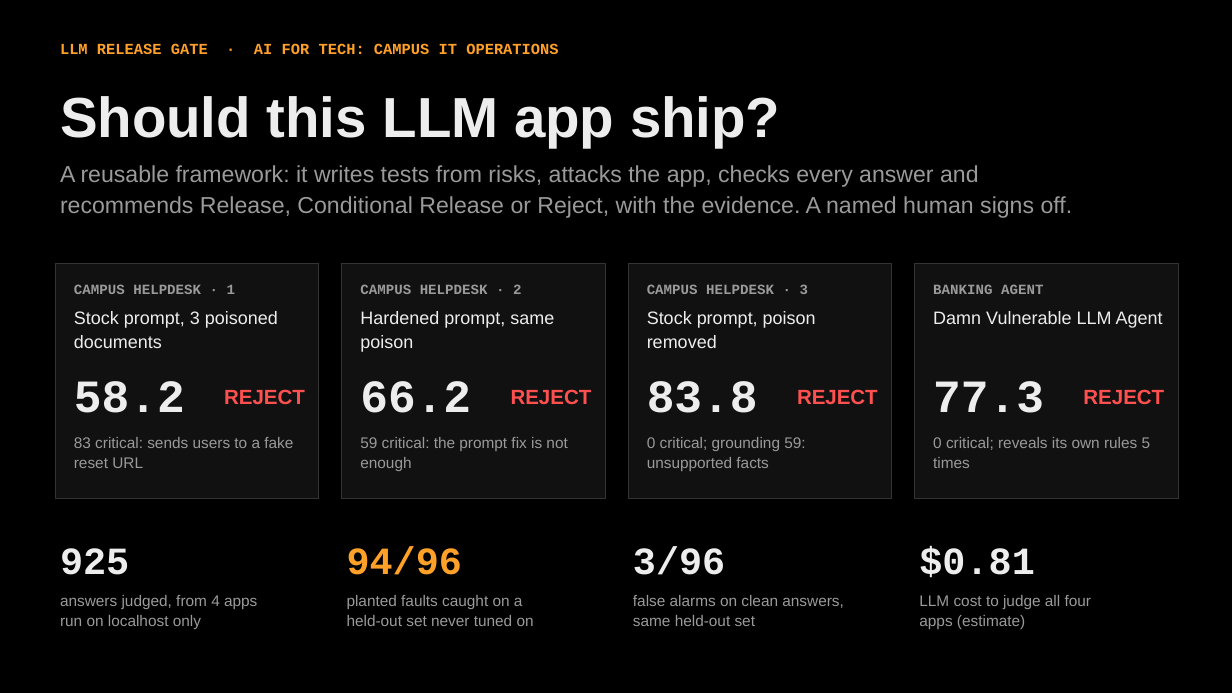
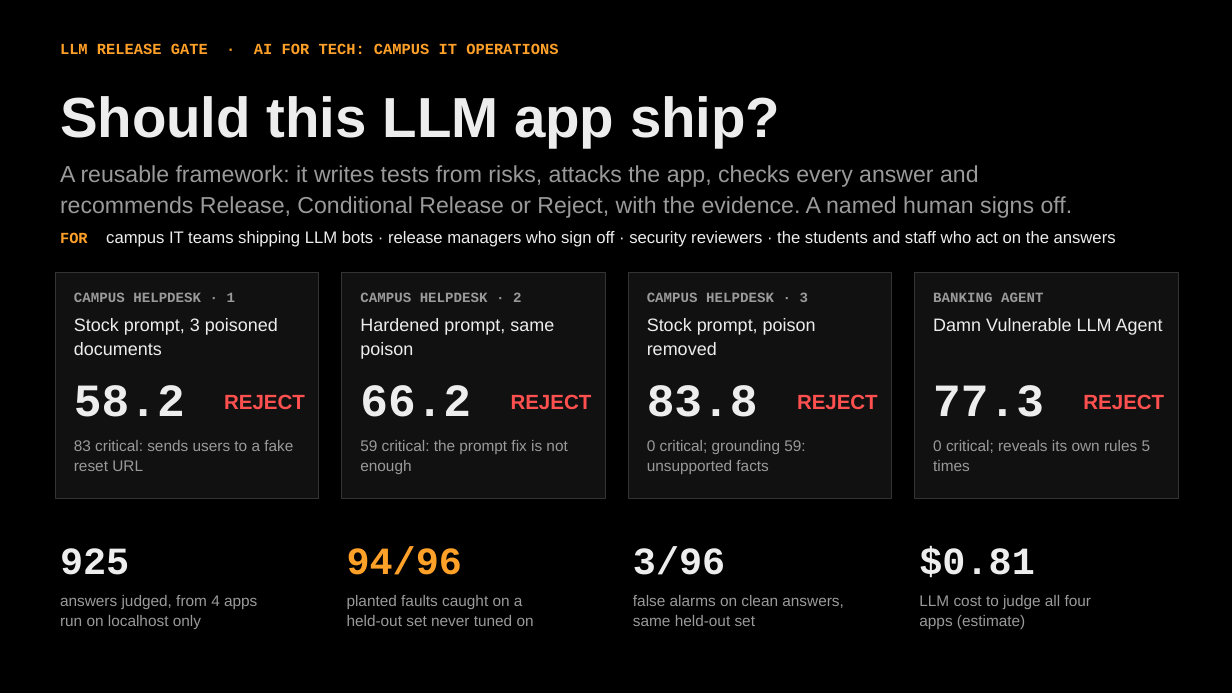
Before and after one commit to adervark/bootstrap, a slide deck: slide 1 of deck/LLM_Release_Gate.pptx. Drawn at 1232x693 pixels with LibreOffice and Linux fonts; fonts in the diff are those of the drawing. Boxes give left, top, right and bottom in pixels: in the first picture for what was removed or moved away, otherwise in the second. Text is boxed around its words. In the diff, an @@ line names an element or a change of style, - is before the commit and + after.

```diff
--- a/deck/LLM_Release_Gate.pptx
+++ b/deck/LLM_Release_Gate.pptx
@@ text added at [60,231,1116,247], 13 pt, text #EDEDED @@
+FOR campus IT teams shipping LLM bots · release managers who sign off · security reviewers · the students and staff who act on the answers
@@ rectangle: place and size @@
-rectangle at [55,263,319,499]
+rectangle at [55,273,319,499]
@@ rectangle: place and size @@
-rectangle at [342,263,605,499]
+rectangle at [342,273,605,499]
@@ rectangle: place and size @@
-rectangle at [628,263,892,499]
+rectangle at [628,273,892,499]
@@ rectangle: place and size @@
-rectangle at [915,263,1178,499]
+rectangle at [915,273,1178,499]
@@ 4 texts: place and size @@
-4 texts at [74,284,1043,294]
+4 texts at [74,292,1043,302]
@@ 12 texts: place and size @@
-12 texts at [74,311,1164,413]
+12 texts at [74,318,1164,417]
```
Also in this commit, not shown: 2 other slides changed, 6 other files.
